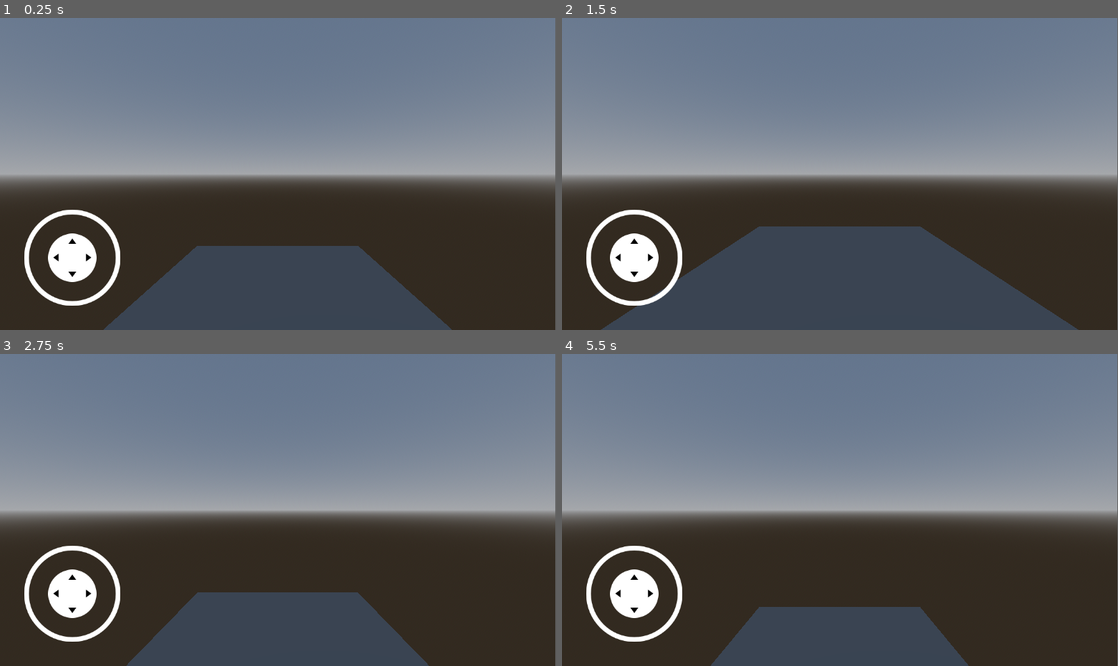
Above: before the commit, frames 1-4 (two rows, left to right).
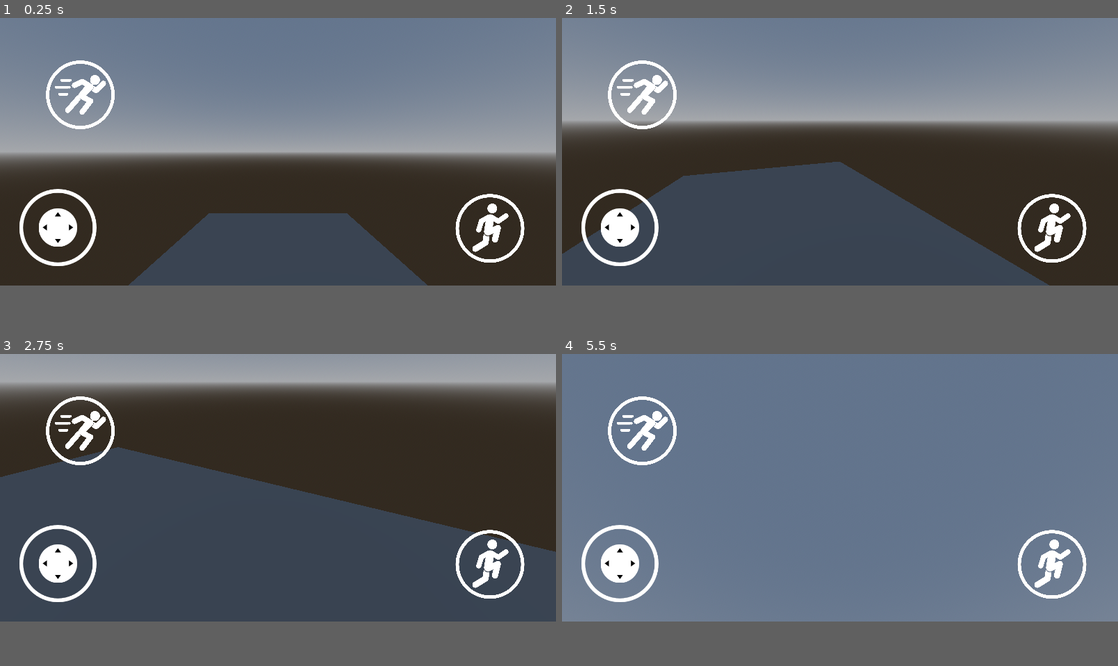
Above: after the commit, the same moments.

Repository: welson-rodrigues/Jogo-Batatinha-Frita-123
Game: Godot game, scene res://cenas/jogo.tscn
The game is run twice, just before and just after one commit, with the same random seed, the same clock (stepped at 60 frames per second) and the same inputs.
Inputs (mouse positions are in pixels of both pictures, inside the frame that each line leads up to):
- Up to frame 1 (0.25 s): no input
- Up to frame 2 (1.5 s): tap Enter (ui_accept) at 0.5, 0.6, 0.77, 1.07 s; move the mouse to (962, 158) at 0.52 s; hold Right (ui_right) 0.53-1.25 s; click (962, 158) at 0.67 s; drag from (728, 189) to (812, 236) at 1.27 s
- Up to frame 3 (2.75 s): tap Enter (ui_accept) at 2, 2.1 s; move the mouse to (333, 441) at 2.02 s; hold Right (ui_right) from 2.03 s (still down)
- Up to frame 4 (5.5 s): release Right (ui_right) at 2.75 s; drag from (812, 572) to (673, 463) at 2.77 s; move the mouse to (1006, 556) at 3.52 s; hold Left (ui_left) 3.53-4.25 s; tap Enter (ui_accept) at 3.6, 3.77, 4.07, 5, 5.1 s; drag from (673, 463) to (756, 432) at 4.27 s; move the mouse to (867, 510) at 5.02 s; hold Down (ui_down) from 5.03 s (still down); click (867, 510) at 5.17 s
In our replay, the window is 799x449 before the commit and 800x385 after it. These sizes can differ from the game's own. Grey fills any space a smaller window leaves; there, only what the larger window draws over its background counts as a difference.

The runs differ from the first frame. In frame 1, 26% of the frame differs, in the area x 0-100%, y 0-100%; in frame 2, 47%; in frame 3, 88%; in frame 4, 62%.

Commit message:
Botões de correr e pular adicionados, movimentação da câmera pronta

Diff:
--- a/cenas/jogo.tscn
+++ b/cenas/jogo.tscn
@@ -1,7 +1,11 @@
-[gd_scene load_steps=8 format=3 uid="uid://38rojqjuxgad"]
+[gd_scene load_steps=12 format=3 uid="uid://38rojqjuxgad"]
 
 [ext_resource type="PackedScene" uid="uid://dh423loskxdve" path="res://cenas/player.tscn" id="1_t447n"]
 [ext_resource type="PackedScene" uid="uid://dmr0fcamx7t56" path="res://addons/virtual_joystick/virtual_joystick_scene.tscn" id="2_fw4xf"]
+[ext_resource type="Texture2D" uid="uid://chgcqtqe2sixq" path="res://botoes/correr_normal.png" id="3_meort"]
+[ext_resource type="Texture2D" uid="uid://caf4b26hiy3iy" path="res://botoes/correr_pressionado.png" id="4_rlmm3"]
+[ext_resource type="Texture2D" uid="uid://c4f8gbavjlnno" path="res://botoes/pular_normal.png" id="5_o6a2w"]
+[ext_resource type="Texture2D" uid="uid://xwk81c5dpkpe" path="res://botoes/pular_pressionado.png" id="6_m70ur"]
 
 [sub_resource type="ProceduralSkyMaterial" id="ProceduralSkyMaterial_0bcvf"]
 
@@ -21,9 +25,11 @@
 [node name="WorldEnvironment" type="WorldEnvironment" parent="."]
 environment = SubResource("Environment_s0uv6")
 
-[node name="player" parent="." node_paths=PackedStringArray("joystick") instance=ExtResource("1_t447n")]
+[node name="player" parent="." node_paths=PackedStringArray("joystick", "correr", "pular") instance=ExtResource("1_t447n")]
 transform = Transform3D(1, 0, 0, 0, 1, 0, 0, 0, 1, 0, 1, 0)
 joystick = NodePath("../Control/Virtual Joystick")
+correr = NodePath("../Control/correr")
+pular = NodePath("../Control/pular")
 
 [node name="Control" type="Control" parent="."]
 layout_mode = 3
@@ -38,6 +44,19 @@
 offset_top = -300.0
 offset_bottom = 0.0
 
+[node name="correr" type="TouchScreenButton" parent="Control"]
+position = Vector2(80, 71)
+scale = Vector2(0.2, 0.2)
+texture_normal = ExtResource("3_meort")
+texture_pressed = ExtResource("4_rlmm3")
+passby_press = true
+
+[node name="pular" type="TouchScreenButton" parent="Control"]
+position = Vector2(1141, 417)
+scale = Vector2(0.2, 0.2)
+texture_normal = ExtResource("5_o6a2w")
+texture_pressed = ExtResource("6_m70ur")
+
 [node name="MeshInstance3D" type="MeshInstance3D" parent="."]
 transform = Transform3D(3.86281, 0, 0, 0, 1, 0, 0, 0, 9.78743, 0, -1, 0)
 mesh = SubResource("BoxMesh_t25pv")
--- a/project.godot
+++ b/project.godot
@@ -15,6 +15,14 @@
 config/features=PackedStringArray("4.3", "Mobile")
 config/icon="res://icon.svg"
 
+[display]
+
+window/size/viewport_width=1440
+window/size/viewport_height=693
+window/size/mode=4
+window/stretch/mode="viewport"
+window/stretch/aspect="expand"
+
 [rendering]
 
 renderer/rendering_method="mobile"
--- a/scripts/player.gd
+++ b/scripts/player.gd
@@ -1,15 +1,22 @@
 extends CharacterBody3D
 
-const SPEED = 10.0
+var velocidade_normal = 5.0
+var velocidade_correr = 10.0
+
+var SPEED = velocidade_normal
 const JUMP_VELOCITY = 4.5
-const sensibilidade = 0.2
+const sensibilidade = 0.3
+
 @export var joystick : VirtualJoystick
+@export var correr : TouchScreenButton
+@export var pular : TouchScreenButton
+
 var input_dir
 var direction = Vector3.ZERO
 
 func _input(event):
 	if event is InputEventScreenDrag:
-		if event.position.x >= get_viewport().size.x / 2:
+		if event.position.x >= get_viewport().size.x / 3:
 			%cabeca.rotate_x(-deg_to_rad(event.relative.y) * sensibilidade)
 			rotate_y(-deg_to_rad(event.relative.x) * sensibilidade)
 
@@ -20,13 +27,17 @@
 	if not is_on_floor():
 		velocity += get_gravity() * delta
 
-	if Input.is_action_just_pressed("ui_accept") and is_on_floor():
+	if pular.is_pressed() and is_on_floor():
 		velocity.y = JUMP_VELOCITY
 
 	if joystick:
 		input_dir = joystick.output
 	else:
 		input_dir = Input.get_vector("ui_left", "ui_right", "ui_up", "ui_down")
+
+	if correr.is_pressed():
+		SPEED = velocidade_correr
+		input_dir.y = -1
 
 	direction = lerp(direction, (transform.basis * Vector3(input_dir.x, 0, input_dir.y)).normalized(), 0.5)
 	if direction:
@@ -37,3 +48,4 @@
 		velocity.z = move_toward(velocity.z, 0, SPEED)
 
 	move_and_slide()
+	SPEED = velocidade_normal
Not shown, added: botoes/correr.png.import
Binary file added: botoes/correr_normal.png
Not shown, added: botoes/correr_normal.png.import
Binary file added: botoes/correr_pressionado.png
Not shown, added: botoes/correr_pressionado.png.import
Not shown, added: botoes/pular.png.import
Binary file added: botoes/pular_normal.png
Not shown, added: botoes/pular_normal.png.import
Binary file added: botoes/pular_pressionado.png
Not shown, added: botoes/pular_pressionado.png.import
